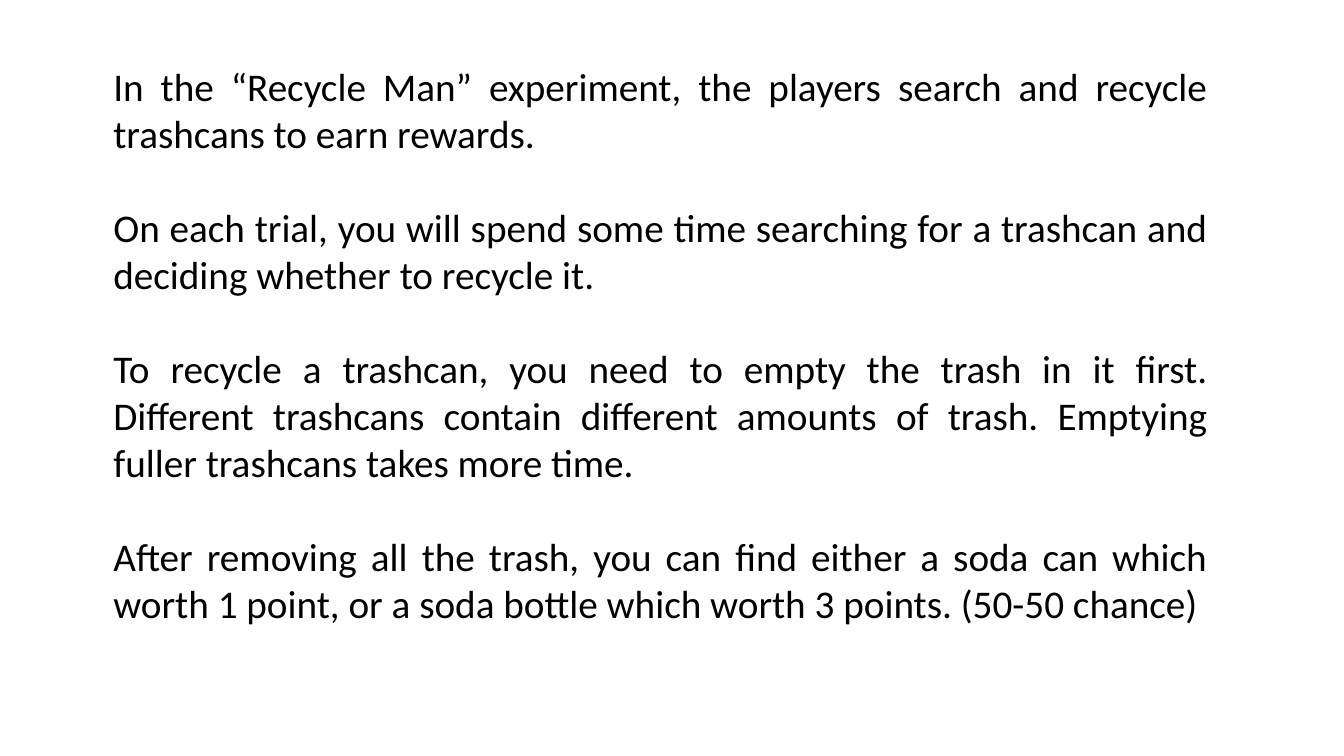
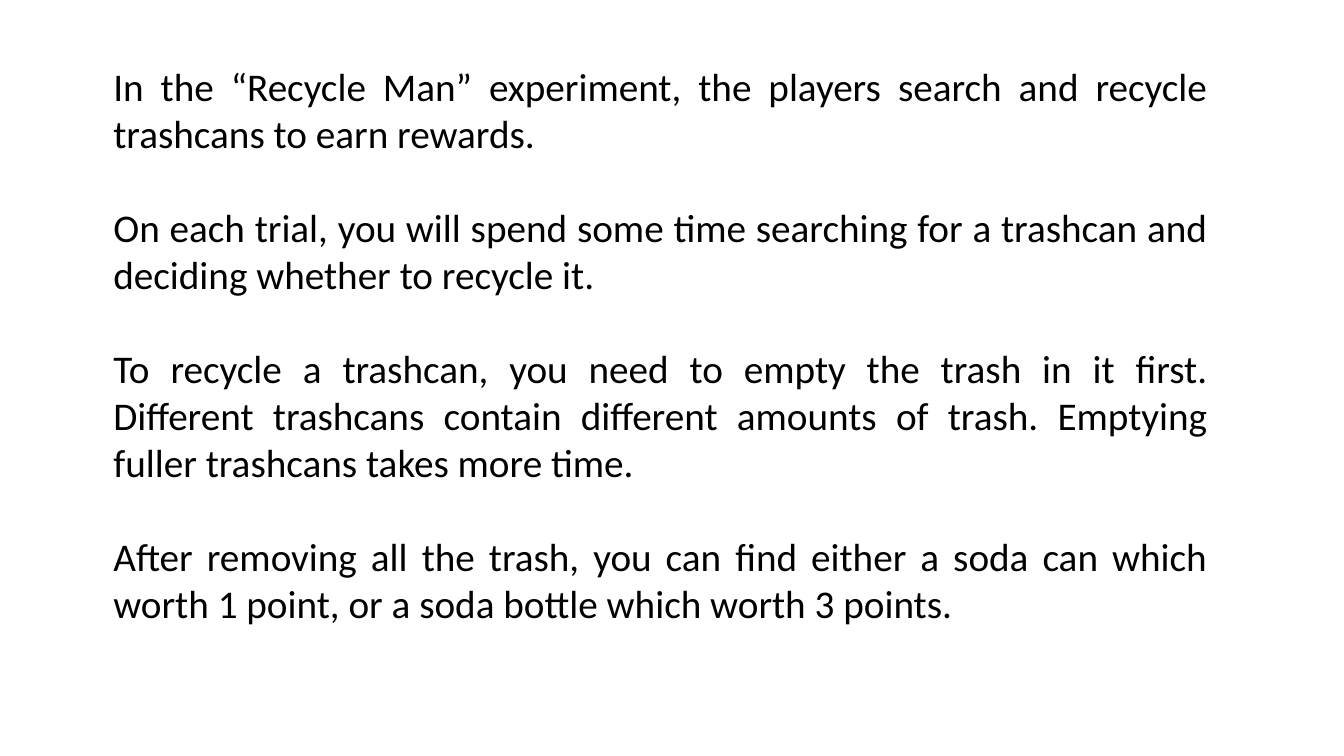
Before and after one commit to cd-lab/social_foraging, a slide deck: slide 4 of instructions.pptx. Drawn at 1344x756 pixels with LibreOffice and Linux fonts; fonts in the diff are those of the drawing. Boxes give left, top, right and bottom in pixels: in the first picture for what was removed or moved away, otherwise in the second. Text is boxed around its words. In the diff, an @@ line names an element or a change of style, - is before the commit and + after.

```diff
--- a/instructions.pptx
+++ b/instructions.pptx
@@ text at (113,543,1207,625): text changed @@
-After removing all the trash, you can find either a soda can which worth 1 point, or a soda bottle which worth 3 points. (50-50 chance)
+After removing all the trash, you can find either a soda can which worth 1 point, or a soda bottle which worth 3 points.
```
Also in this commit, not shown: 3 other slides changed, 1 other file.
